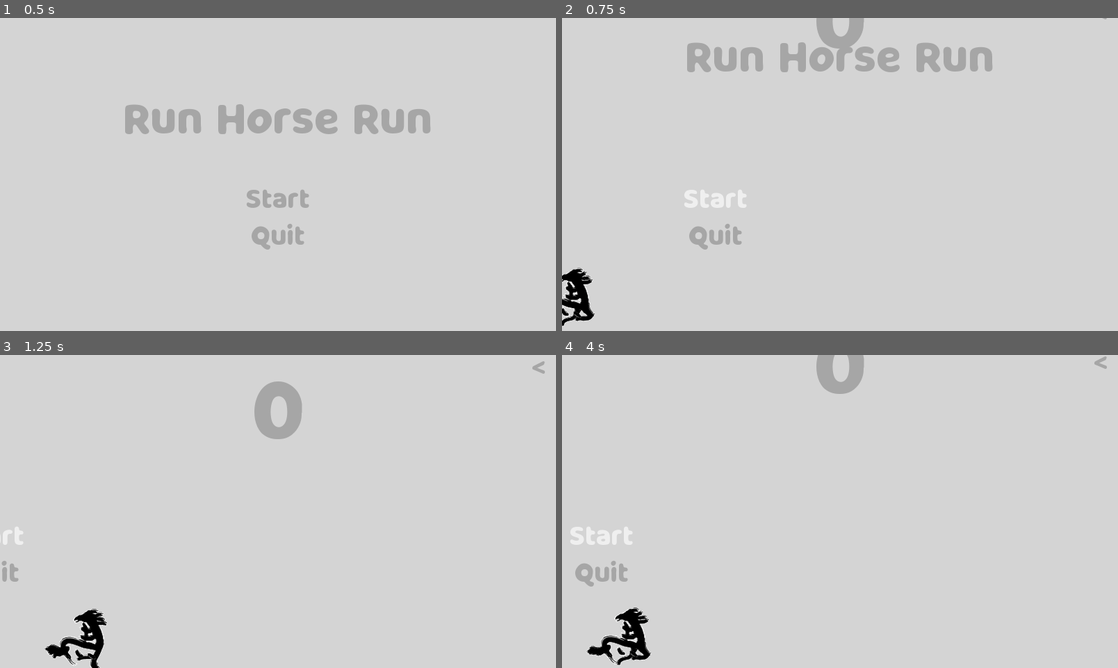
Above: before the commit, frames 1-4 (two rows, left to right).
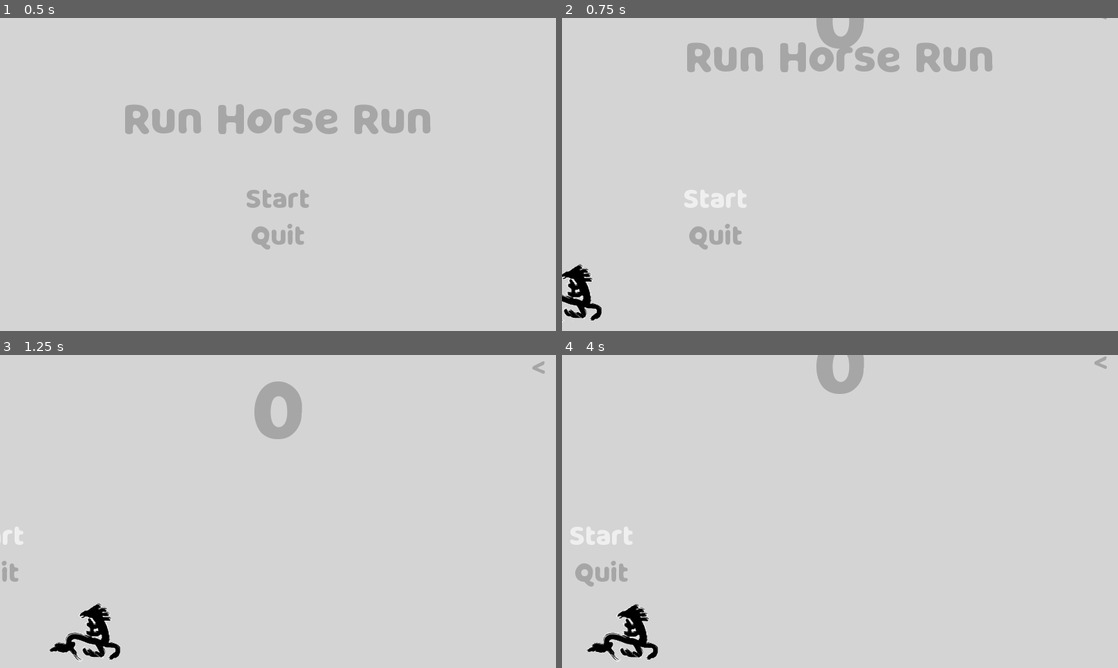
Above: after the commit, the same moments.

Repository: yibzhang/DinoLikeGameWithGodot
Game: Godot game, scene res://Scenes/Game.tscn
Two runs of this game, one before a commit and one after it. Both use one fixed random seed, a clock stepped at 60 frames per second and the inputs below.
Inputs:
- Up to frame 1 (0.5 s): no input
- Up to frame 2 (0.75 s): click "Start" at 0.5 s
- Up to frame 3 (1.25 s): no input
- Up to frame 4 (4 s): click "<" at 1.25 s; click "Start" at 2 s; click "<" at 2.75 s; click "Start" at 3.5 s

Frame 1 is identical in both runs. In frame 2, 0.6% of the frame differs, in the area x 0-8%, y 78-99%; in frame 3, 1.0%, in the area x 8-22%, y 79-100%; in frame 4, 0.8%.

Commit message:
add animation change for player

Diff:
--- a/Scenes/Game.tscn
+++ b/Scenes/Game.tscn
@@ -17,115 +17,115 @@
 size = 80
 font_data = ExtResource( 2 )
 
-[sub_resource type="DynamicFont" id=26]
+[sub_resource type="DynamicFont" id=2]
 size = 150
 font_data = ExtResource( 2 )
 
-[sub_resource type="StyleBoxEmpty" id=2]
-
-[sub_resource type="DynamicFont" id=3]
+[sub_resource type="StyleBoxEmpty" id=3]
+
+[sub_resource type="DynamicFont" id=4]
 size = 48
 font_data = ExtResource( 2 )
 
-[sub_resource type="StyleBoxEmpty" id=4]
-
-[sub_resource type="DynamicFont" id=5]
-size = 48
-font_data = ExtResource( 2 )
+[sub_resource type="StyleBoxEmpty" id=5]
 
 [sub_resource type="DynamicFont" id=6]
 size = 48
 font_data = ExtResource( 2 )
 
-[sub_resource type="StyleBoxEmpty" id=24]
-
-[sub_resource type="DynamicFont" id=23]
+[sub_resource type="DynamicFont" id=7]
+size = 48
+font_data = ExtResource( 2 )
+
+[sub_resource type="StyleBoxEmpty" id=8]
+
+[sub_resource type="DynamicFont" id=9]
 size = 50
 font_data = ExtResource( 2 )
 
-[sub_resource type="RectangleShape2D" id=7]
+[sub_resource type="RectangleShape2D" id=10]
 extents = Vector2( 649, 3.99219 )
 
-[sub_resource type="CircleShape2D" id=22]
+[sub_resource type="CircleShape2D" id=11]
 radius = 121.0
 
-[sub_resource type="AtlasTexture" id=8]
+[sub_resource type="AtlasTexture" id=12]
 flags = 4
 atlas = ExtResource( 7 )
 region = Rect2( 0, 0, 325, 324 )
 
-[sub_resource type="AtlasTexture" id=9]
+[sub_resource type="AtlasTexture" id=13]
 flags = 4
 atlas = ExtResource( 7 )
 region = Rect2( 325, 0, 325, 324 )
 
-[sub_resource type="AtlasTexture" id=10]
+[sub_resource type="AtlasTexture" id=14]
 flags = 4
 atlas = ExtResource( 7 )
 region = Rect2( 650, 0, 325, 324 )
 
-[sub_resource type="AtlasTexture" id=11]
+[sub_resource type="AtlasTexture" id=15]
 flags = 4
 atlas = ExtResource( 7 )
 region = Rect2( 975, 0, 325, 324 )
 
-[sub_resource type="AtlasTexture" id=12]
+[sub_resource type="AtlasTexture" id=16]
 flags = 4
 atlas = ExtResource( 7 )
 region = Rect2( 1300, 0, 325, 324 )
 
-[sub_resource type="AtlasTexture" id=13]
+[sub_resource type="AtlasTexture" id=17]
 flags = 4
 atlas = ExtResource( 7 )
 region = Rect2( 1625, 0, 325, 324 )
 
-[sub_resource type="AtlasTexture" id=14]
+[sub_resource type="AtlasTexture" id=18]
 flags = 4
 atlas = ExtResource( 7 )
 region = Rect2( 1950, 0, 325, 324 )
 
-[sub_resource type="AtlasTexture" id=15]
+[sub_resource type="AtlasTexture" id=19]
 flags = 4
 atlas = ExtResource( 7 )
 region = Rect2( 2275, 0, 325, 324 )
 
-[sub_resource type="AtlasTexture" id=16]
+[sub_resource type="AtlasTexture" id=20]
 flags = 4
 atlas = ExtResource( 7 )
 region = Rect2( 0, 0, 325, 324 )
 
-[sub_resource type="AtlasTexture" id=17]
+[sub_resource type="AtlasTexture" id=21]
 flags = 4
 atlas = ExtResource( 7 )
 region = Rect2( 325, 0, 325, 324 )
 
-[sub_resource type="AtlasTexture" id=18]
+[sub_resource type="AtlasTexture" id=22]
 flags = 4
 atlas = ExtResource( 7 )
 region = Rect2( 650, 0, 325, 324 )
 
-[sub_resource type="AtlasTexture" id=19]
+[sub_resource type="AtlasTexture" id=23]
 flags = 4
 atlas = ExtResource( 7 )
 region = Rect2( 975, 0, 325, 324 )
 
-[sub_resource type="SpriteFrames" id=20]
+[sub_resource type="SpriteFrames" id=24]
 animations = [ {
-"frames": [ SubResource( 8 ), SubResource( 9 ), SubResource( 10 ), SubResource( 11 ), SubResource( 12 ), SubResource( 13 ), SubResource( 14 ), SubResource( 15 ) ],
+"frames": [ SubResource( 12 ), SubResource( 13 ), SubResource( 14 ), SubResource( 15 ), SubResource( 16 ), SubResource( 17 ), SubResource( 18 ), SubResource( 19 ) ],
 "loop": true,
 "name": "run",
 "speed": 15.0
 }, {
-"frames": [ SubResource( 16 ), SubResource( 17 ), SubResource( 18 ), SubResource( 19 ) ],
+"frames": [ SubResource( 20 ), SubResource( 21 ), SubResource( 22 ), SubResource( 23 ) ],
 "loop": false,
 "name": "jump",
 "speed": 5.0
 } ]
 
-[sub_resource type="CircleShape2D" id=21]
+[sub_resource type="CircleShape2D" id=25]
 radius = 120.0
 
-[sub_resource type="RectangleShape2D" id=25]
+[sub_resource type="RectangleShape2D" id=26]
 extents = Vector2( 10, 100 )
 
 [node name="Game" type="Node2D"]
@@ -273,17 +273,17 @@
 
 [node name="CollisionShape2D" type="CollisionShape2D" parent="Player/Area2D"]
 position = Vector2( 0, 30 )
-shape = SubResource( 22 )
+shape = SubResource( 11 )
 
 [node name="AnimatedSprite" type="AnimatedSprite" parent="Player"]
-frames = SubResource( 20 )
+frames = SubResource( 24 )
 animation = "run"
-frame = 4
+frame = 7
 playing = true
 
 [node name="CollisionShape2D" type="CollisionShape2D" parent="Player"]
 position = Vector2( 0, 30 )
-shape = SubResource( 21 )
+shape = SubResource( 25 )
 
 [node name="move_tween" type="Tween" parent="Player"]
 
--- a/Scripts/Player.gd
+++ b/Scripts/Player.gd
@@ -16,11 +16,16 @@
 	velocity.x = 0
 	if(gameOver):
 		velocity = Vector2(0,0)
+		$AnimatedSprite.stop()
 	else:
 		velocity.y += gravity * delta
 	velocity = move_and_slide_with_snap(velocity, Vector2.DOWN, Vector2.UP)
 	if is_on_floor() and Input.is_action_just_pressed("jump") and !gameOver:
 		velocity.y = -gravity * gravityVelocityRate
+	if !is_on_floor():
+		$AnimatedSprite.play('jump')
+	else:
+		$AnimatedSprite.play('run')
 
 func move(target):
 	var move_tween = get_node("move_tween")
Not shown: 7 places in Scenes/Game.tscn that only renumber resources
